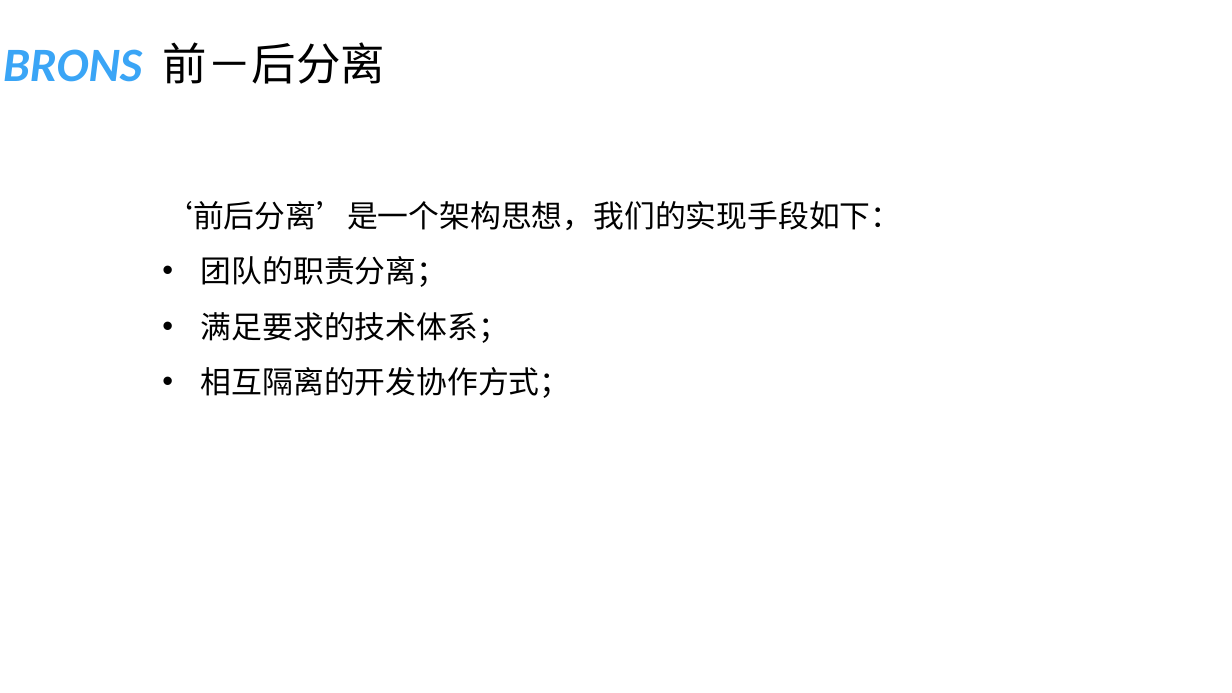
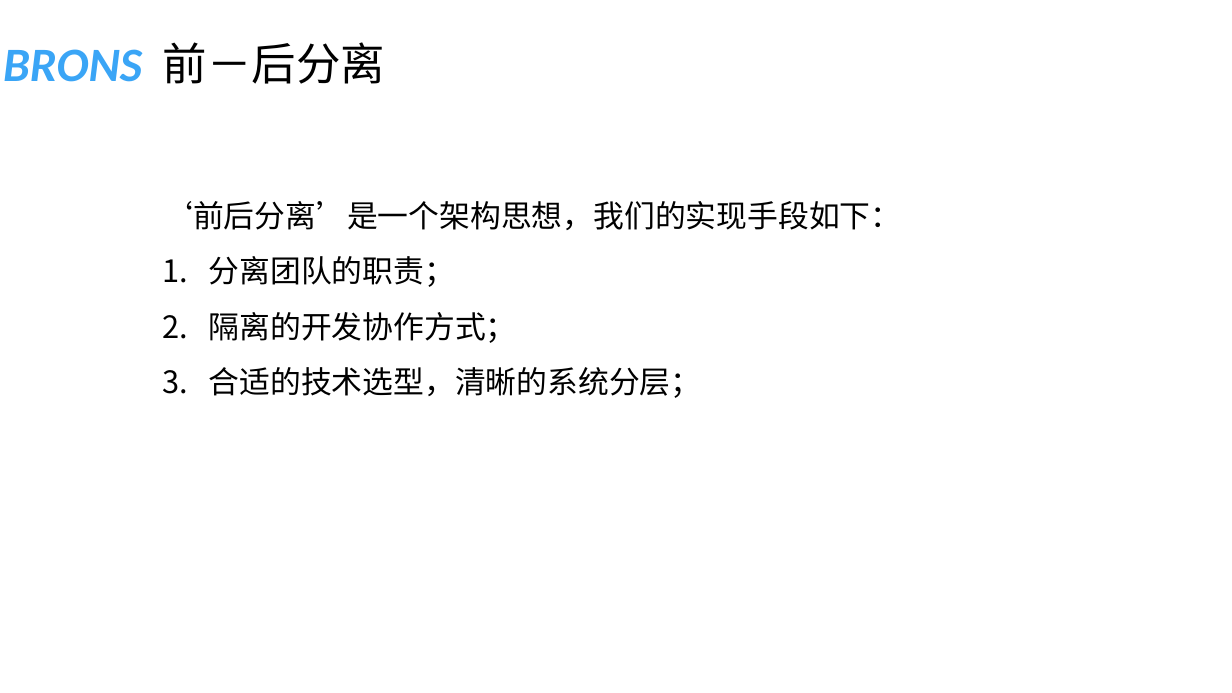
Before and after one commit to shiyunlai/tistools, a slide deck: slide 5 of readme/前后分离开发协作.pptx (slide 2 before the commit). Drawn at 1232x693 pixels with LibreOffice and Linux fonts; fonts in the diff are those of the drawing. Boxes give left, top, right and bottom in pixels: in the first picture for what was removed or moved away, otherwise in the second. Text is boxed around its words. In the diff, an @@ line names an element or a change of style, - is before the commit and + after.

```diff
--- a/readme/前后分离开发协作.pptx
+++ b/readme/前后分离开发协作.pptx
@@ text at (209,256,702,398): text changed @@
-• 团队的职责分离；
-• 满足要求的技术体系；
-• 相互隔离的开发协作方式；
+1. 分离团队的职责；
+2. 隔离的开发协作方式；
+3. 合适的技术选型，清晰的系统分层；
```
Also in this commit, not shown: 1 other slide changed, 2 other files.
